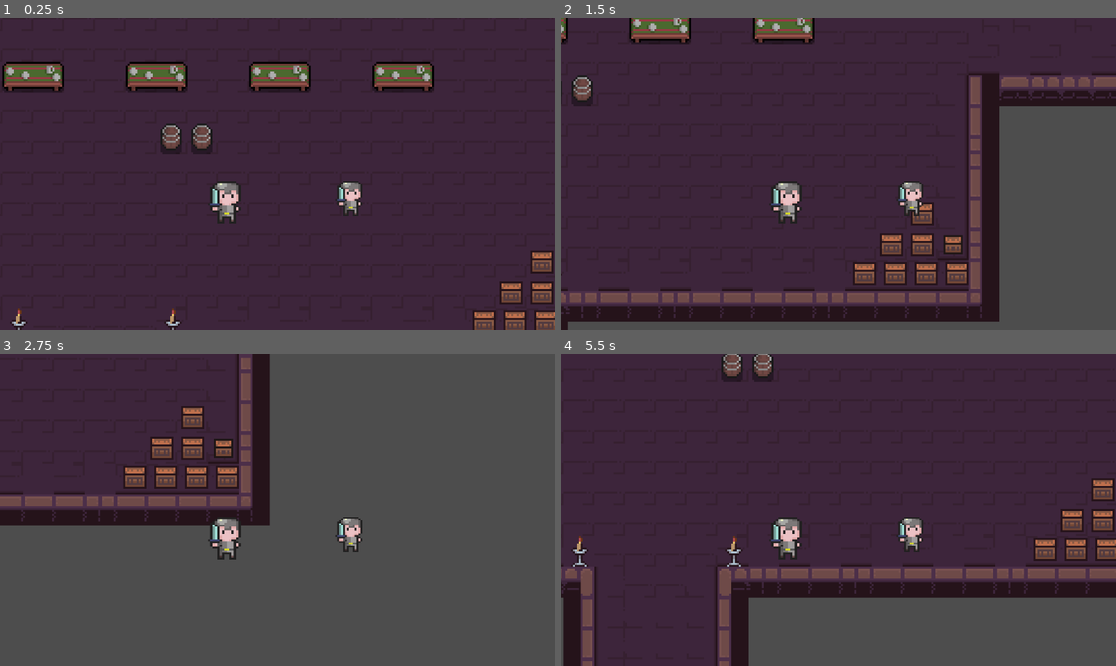
Above: before the commit, frames 1-4 (two rows, left to right).
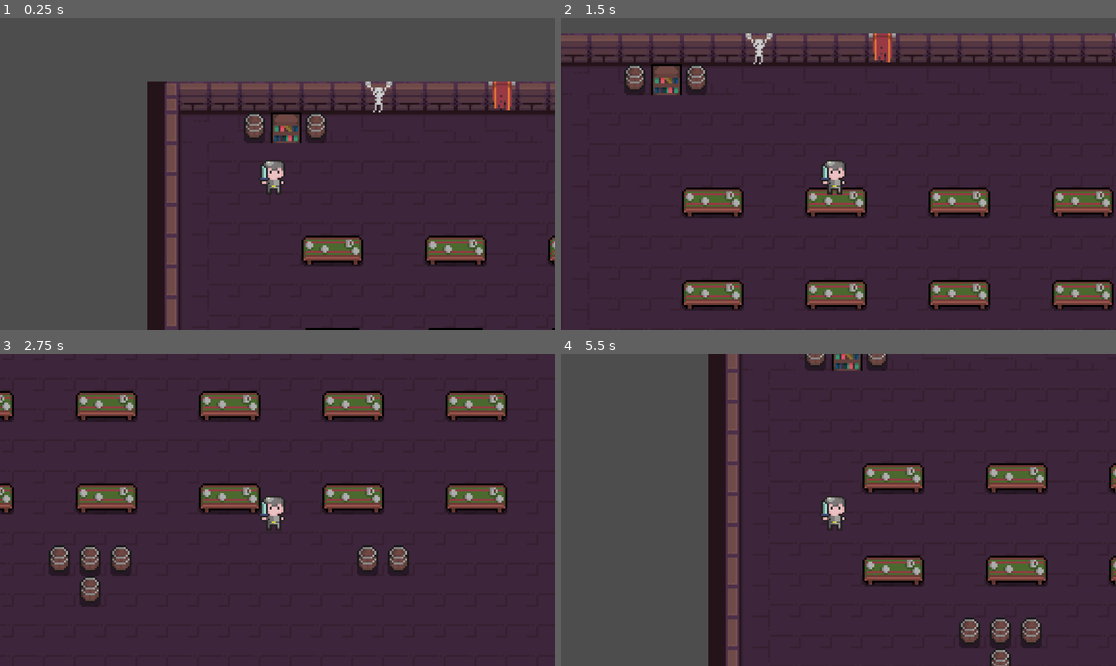
Above: after the commit, the same moments.

Repository: Bruneizer/Proyecto-godot-xddd
Game: Godot game, scene res://escena/player_map.tscn
Same seed, same stepped clock (60 frames per second), same inputs: the game is played once before the commit and once after it. This scene is started directly instead of the project's main scene.
Inputs:
- Up to frame 1 (0.25 s): no input
- Up to frame 2 (1.5 s): tap Enter at 0.5 s; hold Right (ui_right) 0.53-1.28 s; hold Down (ui_down) from 1.28 s (still down)
- Up to frame 3 (2.75 s): release Down (ui_down) at 2.03 s; hold Right (ui_right) from 2.03 s (still down)
- Up to frame 4 (5.5 s): release Right (ui_right) at 2.78 s; hold Up (ui_up) 2.78-3.53 s; hold Left (ui_left) 3.53-5.03 s; hold Down (ui_down) from 5.03 s (still down)

The runs differ from the first frame. In frame 1, 54% of the frame differs, in the area x 0-100%, y 0-100%; in frame 2, 45%; in frame 3, 83%; in frame 4, 57%.

Commit message:
Colisiones
Agregacion de colisiones a los bordes del mapa y al personaje

Diff:
--- a/soulknight/Sprites/character_body_2d.gd
+++ b/soulknight/Sprites/character_body_2d.gd
@@ -6,7 +6,7 @@
 func get_input_direction() -> Vector2:
 	var input_direction = Vector2()
 
-	# Detectar entradas de teclado y asignar dirección
+	# Detectar entradas de teclado
 	if Input.is_action_pressed("ui_up"):   # W
 		input_direction.y -= 1
 	if Input.is_action_pressed("ui_down"): # S
@@ -21,13 +21,9 @@
 func _process(_delta: float) -> void:
 	var direction = get_input_direction()
 
+	# Movimiento
 	if direction != Vector2.ZERO:
-		# Si el personaje se está moviendo, reproducir la animación de movimiento
-		if !$AnimatedSprite2D.is_playing() or $AnimatedSprite2D.animation != "movimiento":
-			$AnimatedSprite2D.play("movimiento")
 		velocity = direction * speed
 		move_and_slide()
 	else:
-		# Si no hay movimiento, reproducir la animación "inactividad"
-		if !$AnimatedSprite2D.is_playing() or $AnimatedSprite2D.animation != "inactividad":
-			$AnimatedSprite2D.play("inactividad")
+		velocity = Vector2.ZERO
--- a/soulknight/Sprites/node_2d.tscn
+++ b/soulknight/Sprites/node_2d.tscn
@@ -1,51 +1,10 @@
-[gd_scene load_steps=10 format=3 uid="uid://dtg4a8jwpv7bn"]
+[gd_scene load_steps=4 format=3 uid="uid://dtg4a8jwpv7bn"]
 
 [ext_resource type="Script" path="res://Sprites/character_body_2d.gd" id="1_4q7tb"]
-[ext_resource type="Texture2D" uid="uid://cxq65004m82ek" path="res://PJ2 (2).png" id="1_8tjjh"]
 [ext_resource type="Texture2D" uid="uid://doluf3ic8tb10" path="res://Sprites/SoloPJ2.png" id="2_vehhg"]
 
-[sub_resource type="AtlasTexture" id="AtlasTexture_l5l4q"]
-atlas = ExtResource("1_8tjjh")
-region = Rect2(0, 25, 75, 25)
-
-[sub_resource type="AtlasTexture" id="AtlasTexture_nhdux"]
-atlas = ExtResource("1_8tjjh")
-region = Rect2(75, 25, 75, 25)
-
-[sub_resource type="AtlasTexture" id="AtlasTexture_g5oh1"]
-atlas = ExtResource("1_8tjjh")
-region = Rect2(225, 25, 75, 25)
-
-[sub_resource type="AtlasTexture" id="AtlasTexture_o5jlt"]
-atlas = ExtResource("1_8tjjh")
-region = Rect2(0, 25, 75, 25)
-
-[sub_resource type="SpriteFrames" id="SpriteFrames_d37jx"]
-animations = [{
-"frames": [{
-"duration": 1.0,
-"texture": SubResource("AtlasTexture_l5l4q")
-}, {
-"duration": 1.0,
-"texture": SubResource("AtlasTexture_nhdux")
-}, {
-"duration": 1.0,
-"texture": SubResource("AtlasTexture_g5oh1")
-}],
-"loop": true,
-"name": &"Inactividad_1",
-"speed": 2.0
-}, {
-"frames": [{
-"duration": 1.0,
-"texture": SubResource("AtlasTexture_o5jlt")
-}],
-"loop": true,
-"name": &"Movimiento",
-"speed": 5.0
-}]
-
-[sub_resource type="CircleShape2D" id="CircleShape2D_y3hi1"]
+[sub_resource type="RectangleShape2D" id="RectangleShape2D_jgndk"]
+size = Vector2(104.539, 129.099)
 
 [node name="Node2D" type="Node2D"]
 position = Vector2(72, 56)
@@ -55,23 +14,15 @@
 scale = Vector2(0.535685, 0.55771)
 script = ExtResource("1_4q7tb")
 
-[node name="AnimatedSprite2D" type="AnimatedSprite2D" parent="CharacterBody2D"]
-position = Vector2(-291.216, 71.7219)
-scale = Vector2(9.134, 6.841)
-sprite_frames = SubResource("SpriteFrames_d37jx")
-animation = &"Inactividad_1"
+[node name="Sprite2D" type="Sprite2D" parent="CharacterBody2D"]
+position = Vector2(-3.73355, 46.6192)
+scale = Vector2(7.46708, 5.59251)
+texture = ExtResource("2_vehhg")
+
+[node name="CollisionShape2D" type="CollisionShape2D" parent="CharacterBody2D"]
+position = Vector2(-48.536, -28.6888)
+shape = SubResource("RectangleShape2D_jgndk")
 
 [node name="Camera2D" type="Camera2D" parent="CharacterBody2D"]
 position = Vector2(-26.1348, -41.2401)
 scale = Vector2(1.86677, 1.79305)
-
-[node name="CollisionShape2D" type="CollisionShape2D" parent="CharacterBody2D"]
-scale = Vector2(1, 1)
-shape = SubResource("CircleShape2D_y3hi1")
-
-[node name="Sprite2D" type="Sprite2D" parent="CharacterBody2D"]
-position = Vector2(294.949, 125.513)
-scale = Vector2(7.46708, 5.59251)
-texture = ExtResource("2_vehhg")
-
-[node name="AnimationPlayer" type="AnimationPlayer" parent="CharacterBody2D/Sprite2D"]
--- a/soulknight/escena/player_map.tscn
+++ b/soulknight/escena/player_map.tscn
@@ -12,4 +12,4 @@
 layer_0/tile_data = PackedInt32Array(0, 589825, 8, 1, 589825, 8, -65539, 0, 0, 65533, 1, 6, -2, 65536, 2, 65534, 65536, …(67549 unchanged characters)…
 
 [node name="Node2D" parent="." instance=ExtResource("2_bsdsy")]
-position = Vector2(1414, 661)
+position = Vector2(281, 108)
--- a/soulknight/project.godot
+++ b/soulknight/project.godot
@@ -25,6 +25,12 @@
 
 [input]
 
+ui_accept={
+"deadzone": 0.5,
+"events": [Object(InputEventKey,"resource_local_to_scene":false,"resource_name":"","device":0,"window_id":0,"alt_pressed":false,"shift_pressed":false,"ctrl_pressed":false,"meta_pressed":false,"pressed":false,"keycode":4194310,"physical_keycode":0,"key_label":0,"unicode":0,"location":0,"echo":false,"script":null)
+, Object(InputEventKey,"resource_local_to_scene":false,"resource_name":"","device":0,"window_id":0,"alt_pressed":false,"shift_pressed":false,"ctrl_pressed":false,"meta_pressed":false,"pressed":false,"keycode":32,"physical_keycode":0,"key_label":0,"unicode":32,"location":0,"echo":false,"script":null)
+]
+}
 ui_left={
 "deadzone": 0.5,
 "events": [Object(InputEventKey,"resource_local_to_scene":false,"resource_name":"","device":0,"window_id":0,"alt_presse …(194 unchanged characters)…
--- a/soulknight/tilemap/mp_level.tscn
+++ b/soulknight/tilemap/mp_level.tscn
@@ -6,62 +6,84 @@
 
 [sub_resource type="TileSetAtlasSource" id="TileSetAtlasSource_itp2v"]
 texture = ExtResource("1_ws8fs")
-0:0/0 = 0
 1:0/0 = 0
+1:0/0/physics_layer_0/polygon_0/points = PackedVector2Array(-8, -8, 8, -8, 8, 8, -8, 8)
 2:0/0 = 0
+2:0/0/physics_layer_0/polygon_0/points = PackedVector2Array(-8, -8, 8, -8, 8, 8, -8, 8)
 3:0/0 = 0
+3:0/0/physics_layer_0/polygon_0/points = PackedVector2Array(-8, -8, 8, -8, 8, 8, -8, 8)
 4:0/0 = 0
+4:0/0/physics_layer_0/polygon_0/points = PackedVector2Array(-8, -8, 8, -8, 8, 8, -8, 8)
 5:0/0 = 0
+5:0/0/physics_layer_0/polygon_0/points = PackedVector2Array(-8, -8, 8, -8, 8, 8, -8, 8)
 6:0/0 = 0
 7:0/0 = 0
 8:0/0 = 0
 9:0/0 = 0
 0:1/0 = 0
+0:1/0/physics_layer_0/polygon_0/points = PackedVector2Array(-8, -8, 8, -8, 8, 8, -8, 8)
 1:1/0 = 0
 2:1/0 = 0
 3:1/0 = 0
 4:1/0 = 0
 5:1/0 = 0
+5:1/0/physics_layer_0/polygon_0/points = PackedVector2Array(-8, -8, 8, -8, 8, 8, -8, 8)
 6:1/0 = 0
 7:1/0 = 0
 8:1/0 = 0
 9:1/0 = 0
 0:2/0 = 0
+0:2/0/physics_layer_0/polygon_0/points = PackedVector2Array(-8, -8, 8, -8, 8, 8, -8, 8)
 1:2/0 = 0
 2:2/0 = 0
 3:2/0 = 0
 4:2/0 = 0
 5:2/0 = 0
+5:2/0/physics_layer_0/polygon_0/points = PackedVector2Array(-8, -8, 8, -8, 8, 8, -8, 8)
 6:2/0 = 0
 7:2/0 = 0
 8:2/0 = 0
 9:2/0 = 0
 0:3/0 = 0
+0:3/0/physics_layer_0/polygon_0/points = PackedVector2Array(-8, -8, 8, -8, 8, 8, -8, 8)
 1:3/0 = 0
 2:3/0 = 0
 3:3/0 = 0
 4:3/0 = 0
 5:3/0 = 0
+5:3/0/physics_layer_0/polygon_0/points = PackedVector2Array(-8, -8, 8, -8, 8, 8, -8, 8)
 6:3/0 = 0
 7:3/0 = 0
 8:3/0 = 0
 9:3/0 = 0
 0:4/0 = 0
+0:4/0/physics_layer_0/polygon_0/points = PackedVector2Array(-8, -8, 8, -8, 8, 8, -8, 8)
 1:4/0 = 0
+1:4/0/physics_layer_0/polygon_0/points = PackedVector2Array(-8, -8, 8, -8, 8, 8, -8, 8)
 2:4/0 = 0
+2:4/0/physics_layer_0/polygon_0/points = PackedVector2Array(-8, -8, 8, -8, 8, 8, -8, 8)
 3:4/0 = 0
+3:4/0/physics_layer_0/polygon_0/points = PackedVector2Array(-8, -8, 8, -8, 8, 8, -8, 8)
 4:4/0 = 0
+4:4/0/physics_layer_0/polygon_0/points = PackedVector2Array(-8, -8, 8, -8, 8, 8, -8, 8)
 5:4/0 = 0
+5:4/0/physics_layer_0/polygon_0/points = PackedVector2Array(-8, -8, 8, -8, 8, 8, -8, 8)
 6:4/0 = 0
 7:4/0 = 0
 8:4/0 = 0
 9:4/0 = 0
 0:5/0 = 0
+0:5/0/physics_layer_0/polygon_0/points = PackedVector2Array(-8, -8, 8, -8, 8, 8, -8, 8)
 1:5/0 = 0
+1:5/0/physics_layer_0/polygon_0/points = PackedVector2Array(-8, -8, 8, -8, 8, 8, -8, 8)
 2:5/0 = 0
+2:5/0/physics_layer_0/polygon_0/points = PackedVector2Array(-8, -8, 8, -8, 8, 8, -8, 8)
 3:5/0 = 0
+3:5/0/physics_layer_0/polygon_0/points = PackedVector2Array(-8, -8, 8, -8, 8, 8, -8, 8)
 4:5/0 = 0
+4:5/0/physics_layer_0/polygon_0/points = PackedVector2Array(-8, -8, 8, -8, 8, 8, -8, 8)
 5:5/0 = 0
+5:5/0/physics_layer_0/polygon_0/points = PackedVector2Array(-8, -8, 8, -8, 8, 8, -8, 8)
 6:5/0 = 0
 7:5/0 = 0
 8:5/0 = 0
@@ -106,6 +128,8 @@
 7:9/0 = 0
 8:9/0 = 0
 9:9/0 = 0
+0:0/0 = 0
+0:0/0/physics_layer_0/polygon_0/points = PackedVector2Array(-8, -8, 8, -8, 8, 8, -8, 8)
 
 [sub_resource type="TileSetAtlasSource" id="TileSetAtlasSource_pthi7"]
 texture = ExtResource("2_136ei")
@@ -123,38 +147,61 @@
 6:4/0 = 0
 7:4/0 = 0
 0:6/0 = 0
+0:6/0/physics_layer_0/polygon_0/points = PackedVector2Array(-8, -8, 8, -8, 8, 8, -8, 8)
 1:6/0 = 0
+1:6/0/physics_layer_0/polygon_0/points = PackedVector2Array(-8, -8, 8, -8, 8, 8, -8, 8)
 2:6/0 = 0
+2:6/0/physics_layer_0/polygon_0/points = PackedVector2Array(-8, -8, 8, -8, 8, 8, -8, 8)
 3:6/0 = 0
+3:6/0/physics_layer_0/polygon_0/points = PackedVector2Array(-8, -8, 8, -8, 8, 8, -8, 8)
 4:6/0 = 0
+4:6/0/physics_layer_0/polygon_0/points = PackedVector2Array(-8, -8, 8, -8, 8, 8, -8, 8)
 5:6/0 = 0
+5:6/0/physics_layer_0/polygon_0/points = PackedVector2Array(-8, -8, 8, -8, 8, 8, -8, 8)
 6:6/0 = 0
+6:6/0/physics_layer_0/polygon_0/points = PackedVector2Array(-8, -8, 8, -8, 8, 8, -8, 8)
 7:6/0 = 0
+7:6/0/physics_layer_0/polygon_0/points = PackedVector2Array(-8, -8, 8, -8, 8, 8, -8, 8)
 8:6/0 = 0
+8:6/0/physics_layer_0/polygon_0/points = PackedVector2Array(-8, -8, 8, -8, 8, 8, -8, 8)
 9:6/0 = 0
+9:6/0/physics_layer_0/polygon_0/points = PackedVector2Array(-8, -8, 8, -8, 8, 8, -8, 8)
 10:6/0 = 0
+10:6/0/physics_layer_0/polygon_0/points = PackedVector2Array(-8, -8, 8, -8, 8, 8, -8, 8)
 11:6/0 = 0
+11:6/0/physics_layer_0/polygon_0/points = PackedVector2Array(-8, -8, 8, -8, 8, 8, -8, 8)
 12:6/0 = 0
+12:6/0/physics_layer_0/polygon_0/points = PackedVector2Array(-8, -8, 8, -8, 8, 8, -8, 8)
 13:6/0 = 0
+13:6/0/physics_layer_0/polygon_0/points = PackedVector2Array(-8, -8, 8, -8, 8, 8, -8, 8)
 14:6/0 = 0
+14:6/0/physics_layer_0/polygon_0/points = PackedVector2Array(-8, -8, 8, -8, 8, 8, -8, 8)
 15:6/0 = 0
+15:6/0/physics_layer_0/polygon_0/points = PackedVector2Array(-8, -8, 8, -8, 8, 8, -8, 8)
 0:7/0 = 0
+0:7/0/physics_layer_0/polygon_0/points = PackedVector2Array(-8, -8, 8, -8, 8, 8, -8, 8)
 1:7/0 = 0
 2:7/0 = 0
 3:7/0 = 0
 4:7/0 = 0
+4:7/0/physics_layer_0/polygon_0/points = PackedVector2Array(-8, -8, 8, -8, 8, 8, -8, 8)
 5:7/0 = 0
+5:7/0/physics_layer_0/polygon_0/points = PackedVector2Array(-8, -8, 8, -8, 8, 8, -8, 8)
 6:7/0 = 0
 7:7/0 = 0
 8:7/0 = 0
 9:7/0 = 0
 10:7/0 = 0
+10:7/0/physics_layer_0/polygon_0/points = PackedVector2Array(-8, -8, 8, -8, 8, 8, -8, 8)
 11:7/0 = 0
+11:7/0/physics_layer_0/polygon_0/points = PackedVector2Array(-8, -8, 8, -8, 8, 8, -8, 8)
 12:7/0 = 0
 13:7/0 = 0
 14:7/0 = 0
 15:7/0 = 0
+15:7/0/physics_layer_0/polygon_0/points = PackedVector2Array(-8, -8, 8, -8, 8, 8, -8, 8)
 0:8/0 = 0
+0:8/0/physics_layer_0/polygon_0/points = PackedVector2Array(-8, -8, 8, -8, 8, 8, -8, 8)
 1:8/0 = 0
 2:8/0 = 0
 3:8/0 = 0
@@ -170,47 +217,72 @@
 13:8/0 = 0
 14:8/0 = 0
 15:8/0 = 0
+15:8/0/physics_layer_0/polygon_0/points = PackedVector2Array(-8, -8, 8, -8, 8, 8, -8, 8)
 0:9/0 = 0
+0:9/0/physics_layer_0/polygon_0/points = PackedVector2Array(-8, -8, 8, -8, 8, 8, -8, 8)
 1:9/0 = 0
 2:9/0 = 0
 3:9/0 = 0
 4:9/0 = 0
+4:9/0/physics_layer_0/polygon_0/points = PackedVector2Array(-8, -8, 8, -8, 8, 8, -8, 8)
 5:9/0 = 0
+5:9/0/physics_layer_0/polygon_0/points = PackedVector2Array(-8, -8, 8, -8, 8, 8, -8, 8)
 6:9/0 = 0
 7:9/0 = 0
 8:9/0 = 0
 9:9/0 = 0
 10:9/0 = 0
+10:9/0/physics_layer_0/polygon_0/points = PackedVector2Array(-8, -8, 8, -8, 8, 8, -8, 8)
 11:9/0 = 0
+11:9/0/physics_layer_0/polygon_0/points = PackedVector2Array(-8, -8, 8, -8, 8, 8, -8, 8)
 12:9/0 = 0
 13:9/0 = 0
 14:9/0 = 0
 15:9/0 = 0
+15:9/0/physics_layer_0/polygon_0/points = PackedVector2Array(-8, -8, 8, -8, 8, 8, -8, 8)
 0:10/0 = 0
+0:10/0/physics_layer_0/polygon_0/points = PackedVector2Array(-8, -8, 8, -8, 8, 8, -8, 8)
 1:10/0 = 0
+1:10/0/physics_layer_0/polygon_0/points = PackedVector2Array(-8, -8, 8, -8, 8, 8, -8, 8)
 2:10/0 = 0
+2:10/0/physics_layer_0/polygon_0/points = PackedVector2Array(-8, -8, 8, -8, 8, 8, -8, 8)
 3:10/0 = 0
+3:10/0/physics_layer_0/polygon_0/points = PackedVector2Array(-8, -8, 8, -8, 8, 8, -8, 8)
 4:10/0 = 0
+4:10/0/physics_layer_0/polygon_0/points = PackedVector2Array(-8, -8, 8, -8, 8, 8, -8, 8)
 5:10/0 = 0
+5:10/0/physics_layer_0/polygon_0/points = PackedVector2Array(-8, -8, 8, -8, 8, 8, -8, 8)
 6:10/0 = 0
+6:10/0/physics_layer_0/polygon_0/points = PackedVector2Array(-8, -8, 8, -8, 8, 8, -8, 8)
 7:10/0 = 0
 8:10/0 = 0
 9:10/0 = 0
+9:10/0/physics_layer_0/polygon_0/points = PackedVector2Array(-8, -8, 8, -8, 8, 8, -8, 8)
 10:10/0 = 0
+10:10/0/physics_layer_0/polygon_0/points = PackedVector2Array(-8, -8, 8, -8, 8, 8, -8, 8)
 11:10/0 = 0
+11:10/0/physics_layer_0/polygon_0/points = PackedVector2Array(-8, -8, 8, -8, 8, 8, -8, 8)
 12:10/0 = 0
+12:10/0/physics_layer_0/polygon_0/points = PackedVector2Array(-8, -8, 8, -8, 8, 8, -8, 8)
 13:10/0 = 0
+13:10/0/physics_layer_0/polygon_0/points = PackedVector2Array(-8, -8, 8, -8, 8, 8, -8, 8)
 14:10/0 = 0
+14:10/0/physics_layer_0/polygon_0/points = PackedVector2Array(-8, -8, 8, -8, 8, 8, -8, 8)
 15:10/0 = 0
+15:10/0/physics_layer_0/polygon_0/points = PackedVector2Array(-8, -8, 8, -8, 8, 8, -8, 8)
 1:11/0 = 0
 2:11/0 = 0
 3:11/0 = 0
 5:11/0 = 0
+5:11/0/physics_layer_0/polygon_0/points = PackedVector2Array(-8, -8, 8, -8, 8, 8, -8, 8)
 6:11/0 = 0
+6:11/0/physics_layer_0/polygon_0/points = PackedVector2Array(-8, -8, 8, -8, 8, 8, -8, 8)
 7:11/0 = 0
 8:11/0 = 0
 9:11/0 = 0
+9:11/0/physics_layer_0/polygon_0/points = PackedVector2Array(-8, -8, 8, -8, 8, 8, -8, 8)
 10:11/0 = 0
+10:11/0/physics_layer_0/polygon_0/points = PackedVector2Array(-8, -8, 8, -8, 8, 8, -8, 8)
 12:11/0 = 0
 0:12/0 = 0
 1:12/0 = 0
@@ -218,39 +290,51 @@
 3:12/0 = 0
 4:12/0 = 0
 5:12/0 = 0
+5:12/0/physics_layer_0/polygon_0/points = PackedVector2Array(-8, -8, 8, -8, 8, 8, -8, 8)
 6:12/0 = 0
 7:12/0 = 0
 8:12/0 = 0
 9:12/0 = 0
 10:12/0 = 0
+10:12/0/physics_layer_0/polygon_0/points = PackedVector2Array(-8, -8, 8, -8, 8, 8, -8, 8)
 0:13/0 = 0
 1:13/0 = 0
 2:13/0 = 0
 3:13/0 = 0
 4:13/0 = 0
 5:13/0 = 0
+5:13/0/physics_layer_0/polygon_0/points = PackedVector2Array(-8, -8, 8, -8, 8, 8, -8, 8)
 6:13/0 = 0
 7:13/0 = 0
 8:13/0 = 0
 9:13/0 = 0
 10:13/0 = 0
+10:13/0/physics_layer_0/polygon_0/points = PackedVector2Array(-8, -8, 8, -8, 8, 8, -8, 8)
 0:14/0 = 0
 1:14/0 = 0
 2:14/0 = 0
 3:14/0 = 0
 4:14/0 = 0
 5:14/0 = 0
+5:14/0/physics_layer_0/polygon_0/points = PackedVector2Array(-8, -8, 8, -8, 8, 8, -8, 8)
 6:14/0 = 0
 7:14/0 = 0
 8:14/0 = 0
 9:14/0 = 0
 10:14/0 = 0
+10:14/0/physics_layer_0/polygon_0/points = PackedVector2Array(-8, -8, 8, -8, 8, 8, -8, 8)
 5:15/0 = 0
+5:15/0/physics_layer_0/polygon_0/points = PackedVector2Array(-8, -8, 8, -8, 8, 8, -8, 8)
 6:15/0 = 0
+6:15/0/physics_layer_0/polygon_0/points = PackedVector2Array(-8, -8, 8, -8, 8, 8, -8, 8)
 7:15/0 = 0
+7:15/0/physics_layer_0/polygon_0/points = PackedVector2Array(-8, -8, 8, -8, 8, 8, -8, 8)
 8:15/0 = 0
+8:15/0/physics_layer_0/polygon_0/points = PackedVector2Array(-8, -8, 8, -8, 8, 8, -8, 8)
 9:15/0 = 0
+9:15/0/physics_layer_0/polygon_0/points = PackedVector2Array(-8, -8, 8, -8, 8, 8, -8, 8)
 10:15/0 = 0
+10:15/0/physics_layer_0/polygon_0/points = PackedVector2Array(-8, -8, 8, -8, 8, 8, -8, 8)
 
 [sub_resource type="TileSetAtlasSource" id="TileSetAtlasSource_twdp1"]
 texture = ExtResource("3_2u3je")
@@ -311,42 +395,10 @@
 
 [sub_resource type="TileSet" id="TileSet_olxvs"]
 physics_layer_0/collision_layer = 1
+physics_layer_1/collision_layer = 1
 sources/0 = SubResource("TileSetAtlasSource_itp2v")
 sources/1 = SubResource("TileSetAtlasSource_pthi7")
 sources/2 = SubResource("TileSetAtlasSource_twdp1")
-
-[sub_resource type="RectangleShape2D" id="RectangleShape2D_280wg"]
-size = Vector2(365.562, 15.75)
-
-[sub_resource type="RectangleShape2D" id="RectangleShape2D_ic7bs"]
-size = Vector2(10.25, 76.25)
-
-[sub_resource type="RectangleShape2D" id="RectangleShape2D_5wn8h"]
-size = Vector2(6, 125.5)
-
-[sub_resource type="RectangleShape2D" id="RectangleShape2D_o4q8u"]
-size = Vector2(129.5, 15.25)
-
-[sub_resource type="RectangleShape2D" id="RectangleShape2D_1hlt3"]
-size = Vector2(6.75, 357)
-
-[sub_resource type="RectangleShape2D" id="RectangleShape2D_ymycb"]
-size = Vector2(225.5, 7.5)
-
-[sub_resource type="RectangleShape2D" id="RectangleShape2D_o4es1"]
-size = Vector2(6.25, 63.25)
-
-[sub_resource type="RectangleShape2D" id="RectangleShape2D_7l88g"]
-size = Vector2(410, 16)
-
-[sub_resource type="RectangleShape2D" id="RectangleShape2D_4gc5p"]
-size = Vector2(240, 15.75)
-
-[sub_resource type="RectangleShape2D" id="RectangleShape2D_q4omq"]
-size = Vector2(6.6875, 88.125)
-
-[sub_resource type="RectangleShape2D" id="RectangleShape2D_in012"]
-size = Vector2(751.5, 13.25)
 
 [node name="MP_level" type="TileMap"]
 scale = Vector2(4, 4)
@@ -358,53 +410,4 @@
 layer_1/tile_data = PackedInt32Array(-2, 786433, 7, -65517, 589825, 12, 655379, 65538, 0, 655378, 65538, 0, 589842, 655 …(6849 unchanged characters)…
 
 [node name="TileMapLayer" type="TileMapLayer" parent="."]
-
-[node name="Area2D" type="Area2D" parent="."]
-
-[node name="CollisionShape2D3" type="CollisionShape2D" parent="Area2D"]
-position = Vector2(-215.812, 40.25)
-shape = SubResource("RectangleShape2D_280wg")
-
-[node name="CollisionShape2D2" type="CollisionShape2D" parent="Area2D"]
-position = Vector2(-37.25, 10.625)
-shape = SubResource("RectangleShape2D_ic7bs")
-
-[node name="CollisionShape2D" type="CollisionShape2D" parent="Area2D"]
-position = Vector2(144.219, -23.125)
-shape = SubResource("RectangleShape2D_280wg")
-
-[node name="CollisionShape2D4" type="CollisionShape2D" parent="Area2D"]
-position = Vector2(-396.25, -16.5)
-shape = SubResource("RectangleShape2D_5wn8h")
-
-[node name="CollisionShape2D5" type="CollisionShape2D" parent="Area2D"]
-position = Vector2(-462.75, -72.125)
-shape = SubResource("RectangleShape2D_o4q8u")
-
-[node name="CollisionShape2D6" type="CollisionShape2D" parent="Area2D"]
-position = Vector2(-524.625, -254)
-shape = SubResource("RectangleShape2D_1hlt3")
-
-[node name="CollisionShape2D7" type="CollisionShape2D" parent="Area2D"]
-position = Vector2(-409.75, -428.25)
-shape = SubResource("RectangleShape2D_ymycb")
-
-[node name="CollisionShape2D8" type="CollisionShape2D" parent="Area2D"]
-position = Vector2(323.625, 16.625)
-shape = SubResource("RectangleShape2D_o4es1")
-
-[node name="CollisionShape2D9" type="CollisionShape2D" parent="Area2D"]
-position = Vector2(531.75, 39.75)
-shape = SubResource("RectangleShape2D_7l88g")
-
-[node name="CollisionShape2D10" type="CollisionShape2D" parent="Area2D"]
-position = Vector2(856, -39.875)
-shape = SubResource("RectangleShape2D_4gc5p")
-
-[node name="CollisionShape2D11" type="CollisionShape2D" parent="Area2D"]
-position = Vector2(732.594, -3.9375)
-shape = SubResource("RectangleShape2D_q4omq")
-
-[node name="CollisionShape2D12" type="CollisionShape2D" parent="Area2D"]
-position = Vector2(71.75, -537.375)
-shape = SubResource("RectangleShape2D_in012")
+tile_set = SubResource("TileSet_olxvs")
Not shown: 1 places in soulknight/tilemap/mp_level.tscn that only renumber resources
